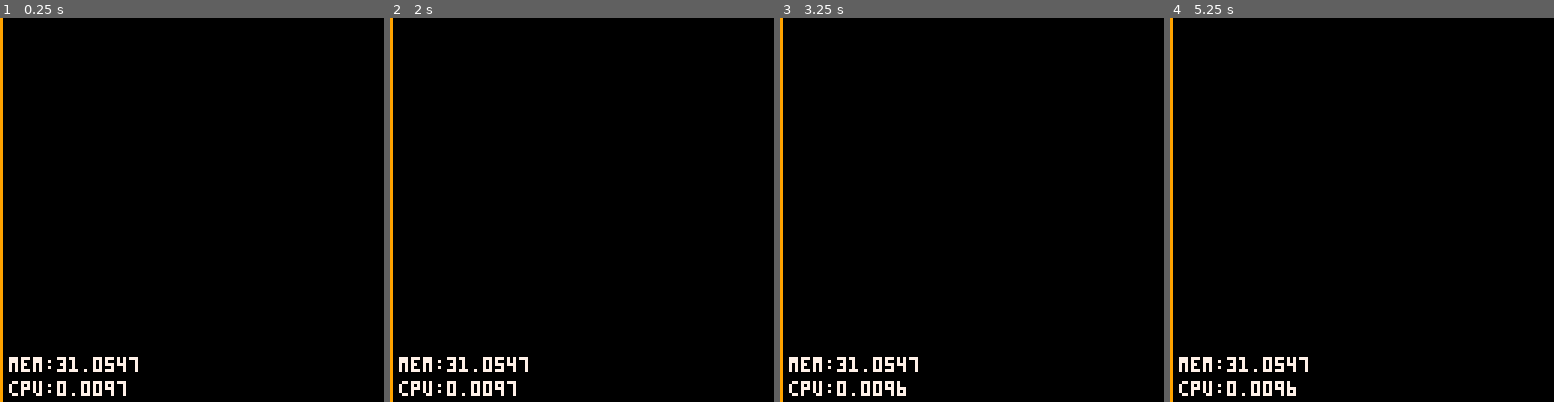
Above: before the commit, frames 1-4 (left to right).
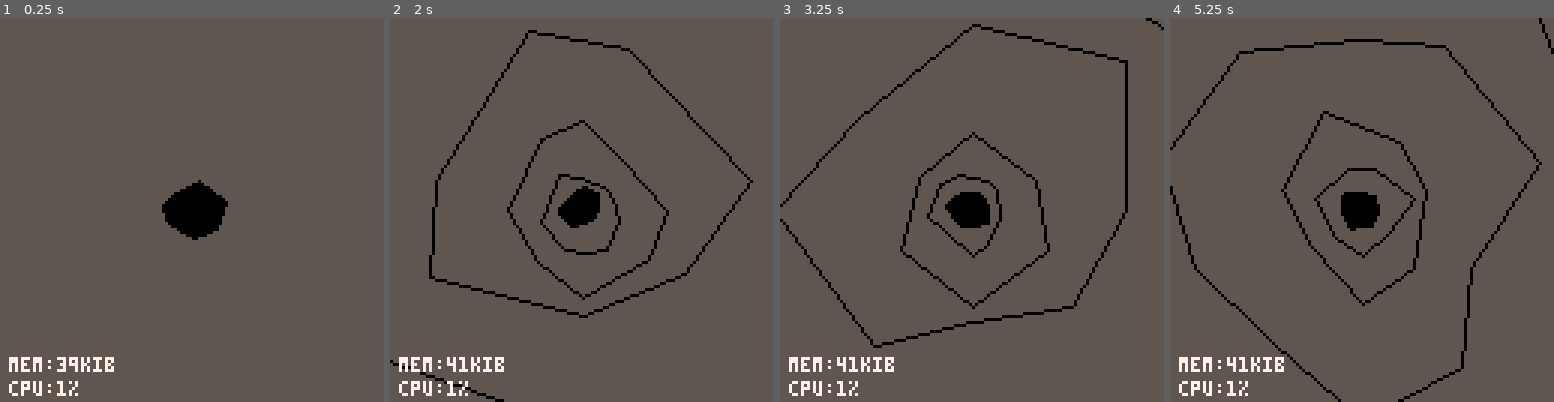
Above: after the commit, the same moments.

Repository: Heisaa/Pico-8
Game: PICO-8 cartridge carts/falling.p8
Two runs of this game, one before a commit and one after it. Both use one fixed random seed, a clock stepped at 60 frames per second and the inputs below.
Inputs:
- Up to frame 1 (0.25 s): no input
- Up to frame 2 (2 s): no input
- Up to frame 3 (3.25 s): no input
- Up to frame 4 (5.25 s): no input

The runs differ from the first frame. In frame 1, 98% of the frame differs, in the area x 0-100%, y 0-100%; in frame 2, 95%; in frame 3, 95%; in frame 4, 95%.

Commit message:
proto cave

Diff:
--- a/carts/falling.p8
+++ b/carts/falling.p8
@@ -17,41 +17,135 @@
 --end of my library
 
 --variables
-dots={}
 timer=0
-cavemax=35 --change this to change cavesize
-cavemin=cavemax-30
+cavemax=8 --change this to change cavesize
+cavemin=cavemax-4
+cavecol=0
+cavespawn=12
+cavespeed=1.06
+alldots={}
 
 function makedots()
  dots={}
  amount=round(rnd(5))+6
  for i=0,1-1/amount,1/amount do
-  --add(dots,{rnd(25)+(sin(i)*40+54),rnd(25)+cos(i)*40+54})--sine wave to make the dots into a "cicle"
   add(dots,{
       sin(i)*(rnd(cavemax-cavemin)+cavemin)+64,
       cos(i)*(rnd(cavemax-cavemin)+cavemin)+64
       })
  end
- --return dots
+ --save the dots in an array
+ add(alldots,dots)
+ if #alldots>5 then
+  del(alldots,alldots[1])
+ end
 end
 
 function cave(arr)
  --draw the cave from coordinats
  for i=1,#arr do
   if i==#arr then
-   line(arr[i][1],arr[i][2],arr[1][1],arr[1][2],9)
+   line(arr[i][1],arr[i][2],arr[1][1],arr[1][2],cavecol)
   else
-   line(arr[i][1],arr[i][2],arr[i+1][1],arr[i+1][2],9)
+   line(arr[i][1],arr[i][2],arr[i+1][1],arr[i+1][2],cavecol)
   end
  end
 end
 
-function growcave()
- for i=1,#dots do
-  dots[i][1]*=sin(maprange(i,1,#dots,0,1-1/amount))*0.1+64
-  dots[i][2]*=cos(maprange(i,1,#dots,0,1-1/amount))*0.1+64
+function growcave(arr)
+ local checkamount=0
+ for i=1,#arr do
+  arr[i][1]=sin(checkamount)*((arr[i][1]-64)/sin(checkamount))*cavespeed+64 --calculating the random cavesize and grow it
+  arr[i][2]=cos(checkamount)*((arr[i][2]-64)/cos(checkamount))*cavespeed+64
+  checkamount+=1/#arr
  end
 end
+
+--Testing
+function extractv(arr)
+ res={}
+ for i=1,#arr do
+  add(res,arr[i][1])
+  add(res,arr[i][2])
+ end
+ return res
+end
+
+function render_poly(v,col)
+ col=col or 5
+
+ -- initialize scan extents
+ -- with ludicrous values
+ local x1,x2={},{}
+ for y=0,127 do
+  x1[y],x2[y]=128,-1
+ end
+ local y1,y2=128,-1
+
+ -- scan convert each pair
+ -- of vertices
+ for i=1, #v/2 do
+  local next=i+1
+  if (next>#v/2) next=1
+
+  -- alias verts from array
+  local vx1=flr(v[i*2-1])
+  local vy1=flr(v[i*2])
+  local vx2=flr(v[next*2-1])
+  local vy2=flr(v[next*2])
+
+  if vy1>vy2 then
+   -- swap verts
+   local tempx,tempy=vx1,vy1
+   vx1,vy1=vx2,vy2
+   vx2,vy2=tempx,tempy
+  end
+
+  -- skip horizontal edges and
+  -- offscreen polys
+  if vy1~=vy2 and vy1<128 and
+   vy2>=0 then
+
+   -- clip edge to screen bounds
+   if vy1<0 then
+    vx1=(0-vy1)*(vx2-vx1)/(vy2-vy1)+vx1
+    vy1=0
+   end
+   if vy2>127 then
+    vx2=(127-vy1)*(vx2-vx1)/(vy2-vy1)+vx1
+    vy2=127
+   end
+
+   -- iterate horizontal scans
+   for y=vy1,vy2 do
+    if (y<y1) y1=y
+    if (y>y2) y2=y
+
+    -- calculate the x coord for
+    -- this y coord using math!
+    x=(y-vy1)*(vx2-vx1)/(vy2-vy1)+vx1
+
+    if (x<x1[y]) x1[y]=x
+    if (x>x2[y]) x2[y]=x
+   end
+  end
+ end
+
+ -- render scans
+ for y=y1,y2 do
+  local sx1=flr(max(0,x1[y]))
+  local sx2=flr(min(127,x2[y]))
+
+  local c=col*16+col
+  local ofs1=flr((sx1+1)/2)
+  local ofs2=flr((sx2+1)/2)
+  memset(0x6000+(y*64)+ofs1,c,ofs2-ofs1)
+  pset(sx1,y,c)
+  pset(sx2,y,c)
+ end
+end
+
+--end testing
 
 --game loop
 function _init()
@@ -60,19 +154,27 @@
 end
 
 function _update()
- --[[if timer==15 then
+ if timer==cavespawn then
   makedots()
   timer=0
   end
- timer+=1]]
- growcave()
+ timer+=1
+ for i=1,#alldots do
+  growcave(alldots[i])
+ end
 end
 
 function _draw()
- cls()
- cave(dots)
+ cls(5)
+
+ for i=1,#alldots do
+  cave(alldots[i])
+ end
+ render_poly(extractv(alldots[#alldots]),0)
+
 
  --debug
- print("mem:"..stat(0),3,113,7)
- print("cpu:"..stat(2),3,121,7)
+ --print("alldots:"..#alldots,3,100,7)
+ print("mem:"..round(stat(0)).."kib",3,113,7)
+ print("cpu:"..round(stat(2)*100).."%",3,121,7)
 end
